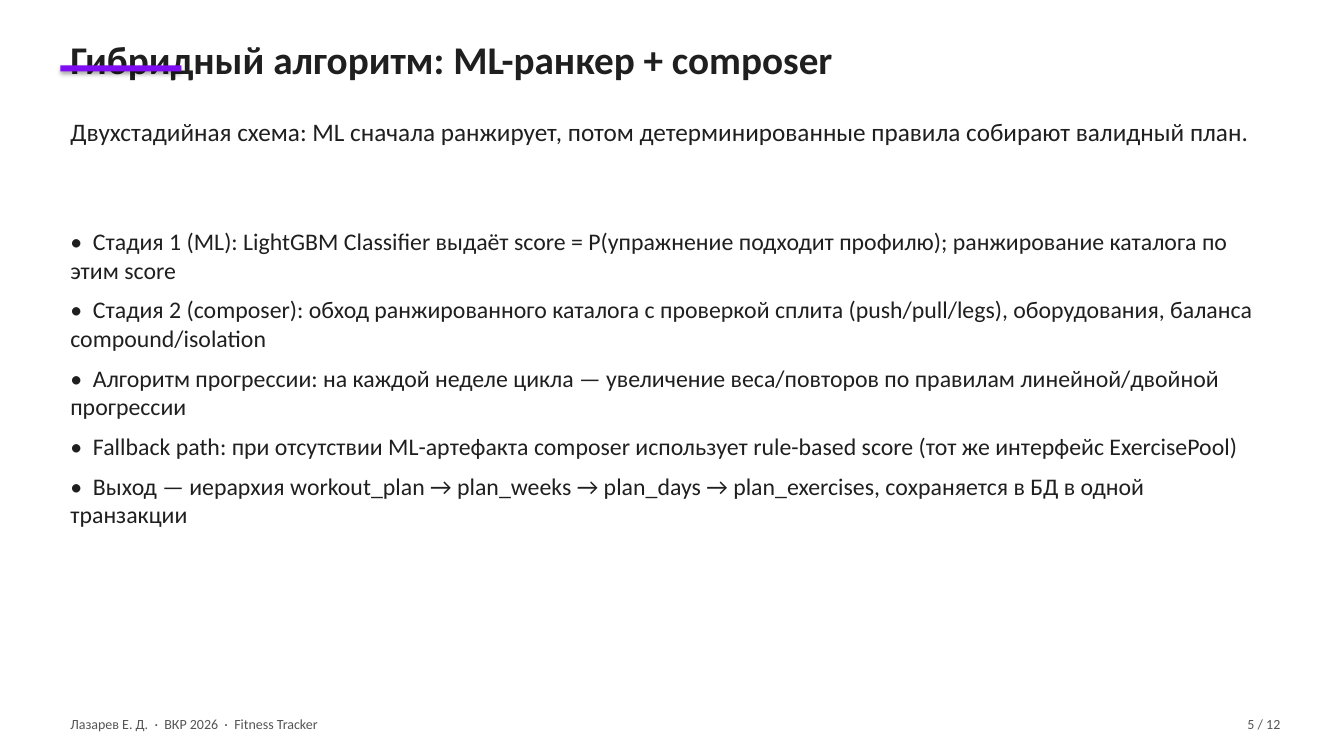
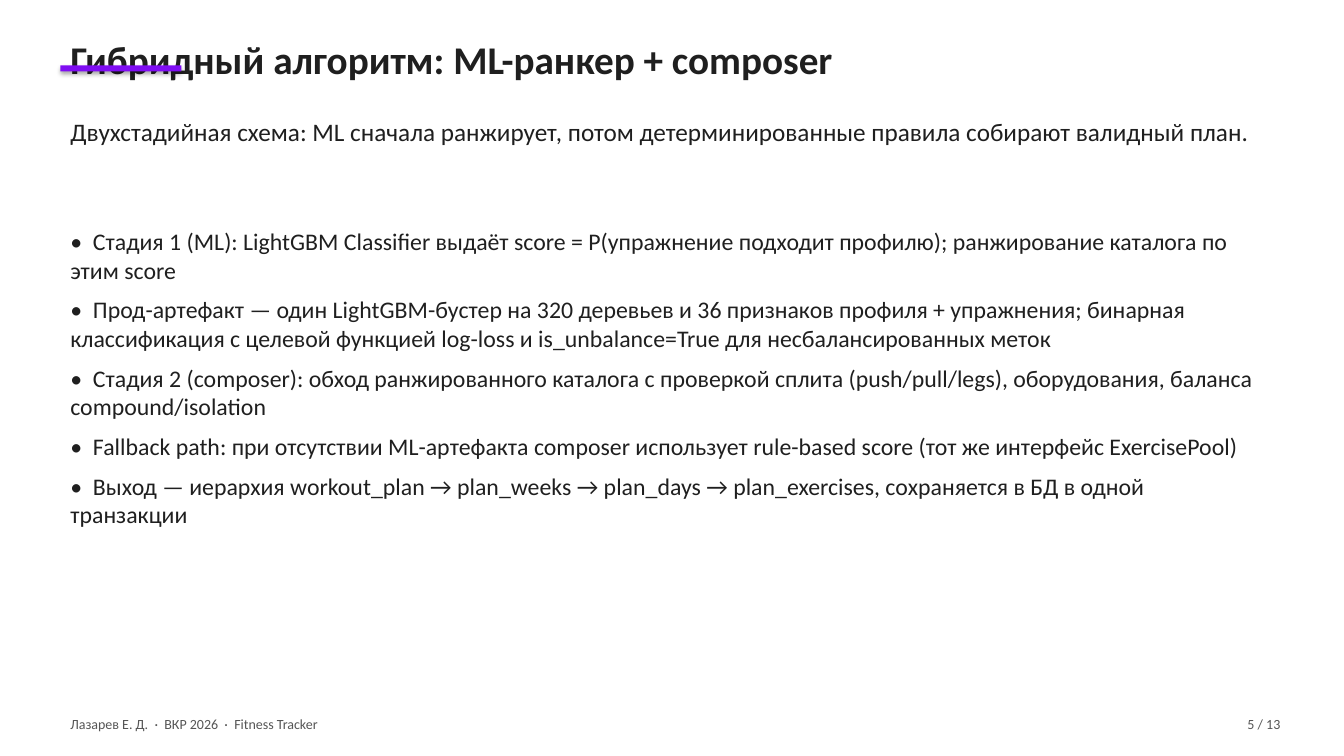
Before and after one commit to geox55/fitness-tracker, a slide deck: slide 5 of docs/thesis/presentation-egor.pptx. Drawn at 1344x756 pixels with LibreOffice and Linux fonts; fonts in the diff are those of the drawing. Boxes give left, top, right and bottom in pixels: in the first picture for what was removed or moved away, otherwise in the second. Text is boxed around its words. In the diff, an @@ line names an element or a change of style, - is before the commit and + after.

```diff
--- a/docs/thesis/presentation-egor.pptx
+++ b/docs/thesis/presentation-egor.pptx
@@ text at [70, 301, 1185, 351]: paragraph added @@
+• Прод-артефакт — один LightGBM-бустер на 320 деревьев и 36 признаков профиля + упражнения; бинарная классификация с целевой функцией log-loss и is_unbalance=True для несбалансированных меток
@@ text at [70, 370, 1219, 419]: paragraph removed @@
-• Алгоритм прогрессии: на каждой неделе цикла — увеличение веса/повторов по правилам линейной/двойной прогрессии
@@ text at [1247, 720, 1280, 729]: text changed @@
-5 / 12
+5 / 13
```
Also in this commit, not shown: 9 other slides changed, 1 slide added, 2 other files.
